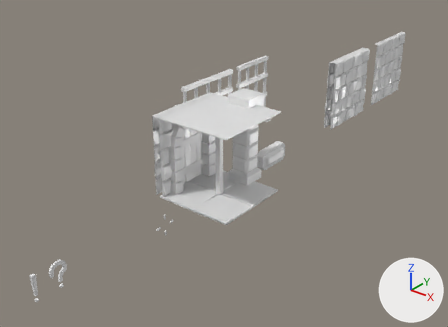
An edit to the FBX model GoblinKing/Assets/GoblinKing/Models/assets.fbx, drawn before and after from the same camera.
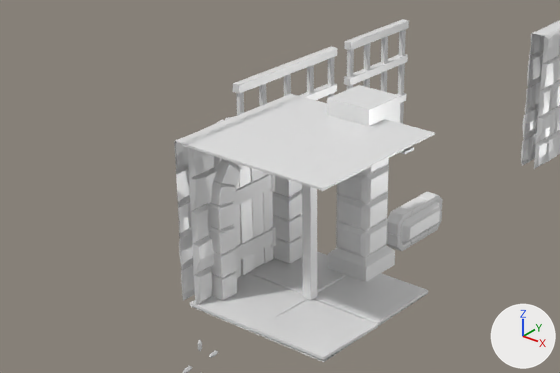
Each version is shown whole from a camera (50 mm lens) standing at (4.09, -6.03, 3.53) and looking at (-0.76, 0.04, -0.24), then close up on the part from 15% to 77% of the width and 14% to 71% of the height. Arrows for +X, +Y and +Z are at lower right; the lights stay in place.

In view in the first close-up: 'BrickWall1', 'BrickWallHole1', 'CellDoor1', 'CellWall1', 'DoorFrame1', 'LightGem', 'LightGemHolder', 'Pillar1', 'StoneTileGround1', 'WoodenDoor1', 'WoodenRoof1', 'WoodenSupport1'.
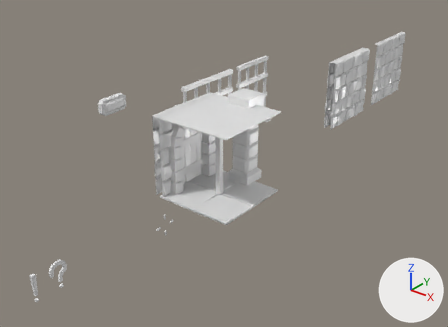
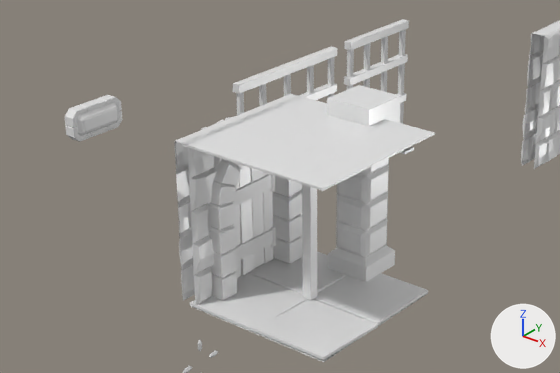
Where the change shows, as pixel boxes (x1, y1, x2, y2) in the close-ups (560 x 373 px):
'LightGemHolder', moved: before (387, 192, 443, 251); after (65, 95, 122, 142)
'LightGem', moved: before (401, 202, 440, 245); after (77, 103, 119, 136)

The change in detail:
Object 'LightGemHolder' (ob_lightgemholder) moves from (0.0, 0.0, 0.0) to (-3.0, 0.0, 0.0).
Object 'LightGem' (ob_lightgem) moves from (0.0, 0.0, 0.0) to (-3.0, 0.0, 0.0).
